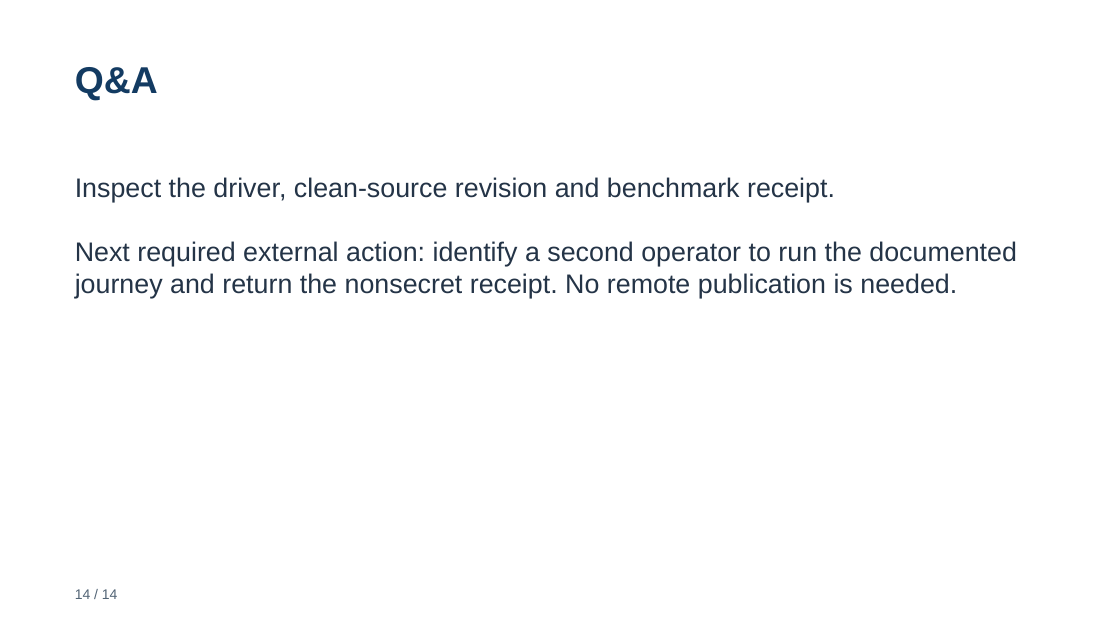
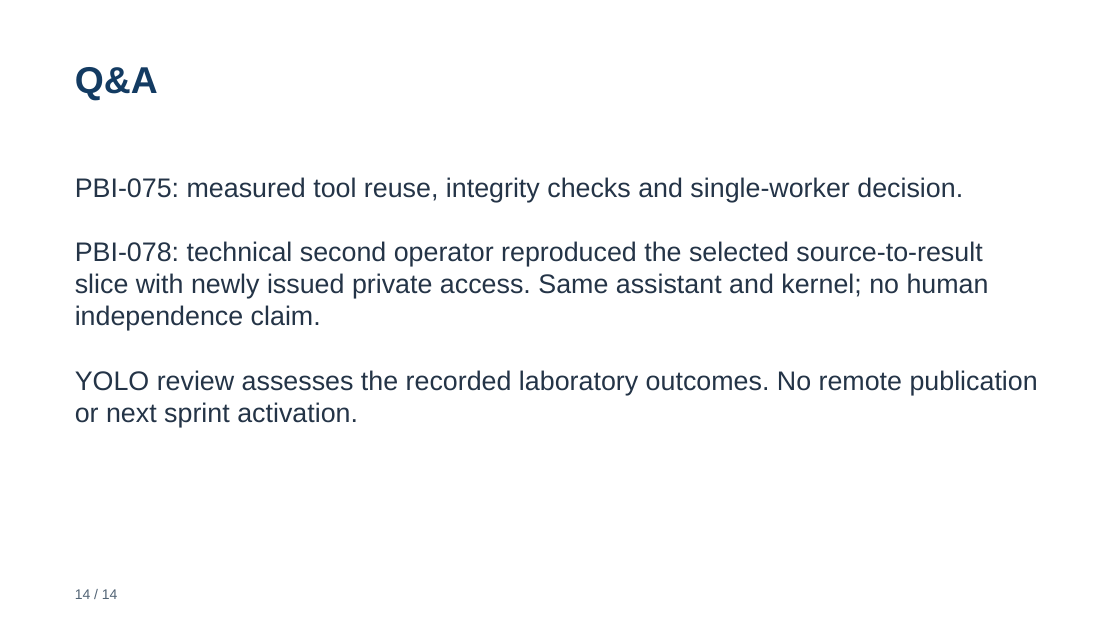
Before and after one commit to rstyczynski/APEX_CICD, a slide deck: slide 14 of progress/E.11/sprint_E.11_increment_demo.pptx. Drawn at 1120x630 pixels with LibreOffice and Linux fonts; fonts in the diff are those of the drawing. Boxes give left, top, right and bottom in pixels: in the first picture for what was removed or moved away, otherwise in the second. Text is boxed around its words. In the diff, an @@ line names an element or a change of style, - is before the commit and + after.

Commit message:
feat: (E.11) reproduce delivery with fresh authenticated technical operator

```diff
--- a/progress/E.11/sprint_E.11_increment_demo.pptx
+++ b/progress/E.11/sprint_E.11_increment_demo.pptx
@@ text at (75,177,1038,427): text changed @@
-Inspect the driver, clean-source revision and benchmark receipt.
-Next required external action: identify a second operator to run the documented journey and return the nonsecret receipt. No remote publication is needed.
+PBI-075: measured tool reuse, integrity checks and single-worker decision.
+PBI-078: technical second operator reproduced the selected source-to-result slice with newly issued private access. Same assistant and kernel; no human independence claim.
+YOLO review assesses the recorded laboratory outcomes. No remote publication or next sprint activation.
```
Also in this commit, not shown: 3 other slides changed, 1 slide added, 1 slide removed, 44 other files.
